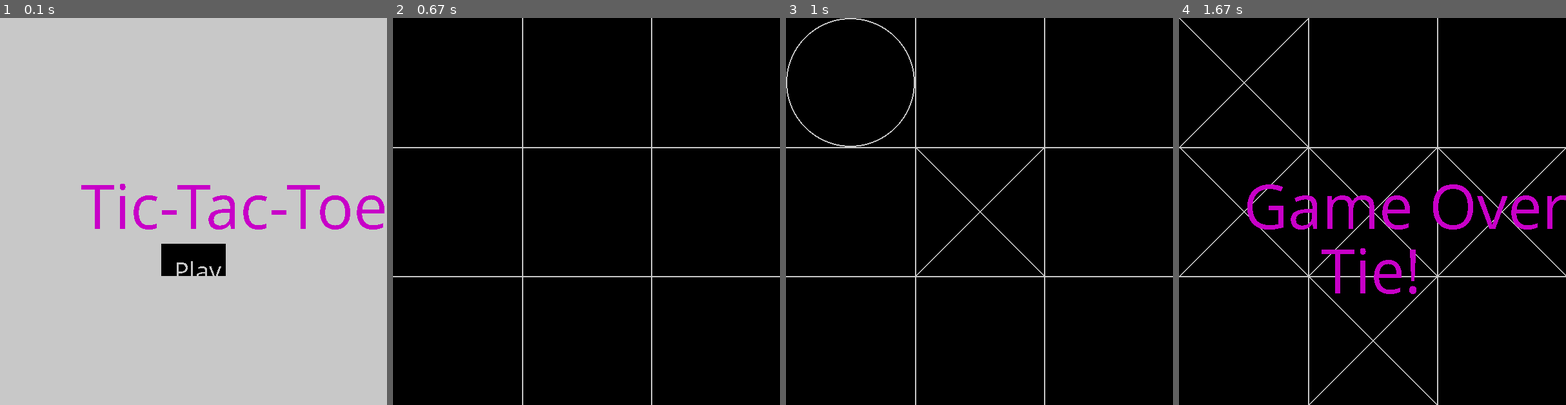
Above: before the commit, frames 1-4 (left to right).
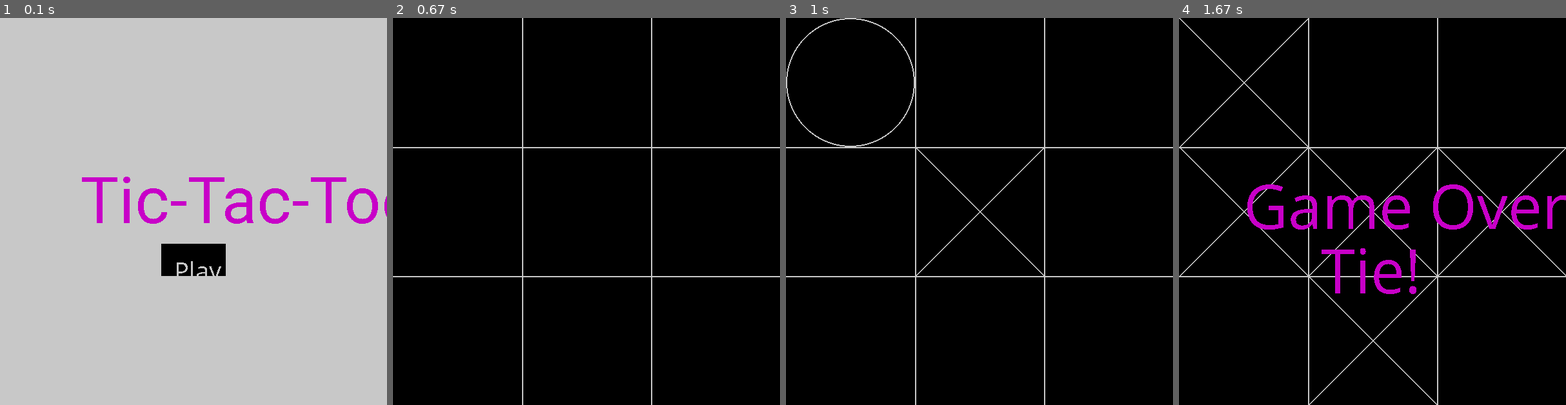
Above: after the commit, the same moments.

Repository: shamelsameer/tictactoe-ai
Game: pygame game, started from pygame-tictactoe.py
The game is run twice, just before and just after one commit, with the same random seed, the same clock (stepped at 60 frames per second) and the same inputs.
Inputs (mouse positions are in pixels of both pictures, inside the frame that each line leads up to):
- Up to frame 1 (0.1 s): no input
- Up to frame 2 (0.67 s): press the mouse at (586, 257) at 0.37 s; move the mouse to (578, 180) at 0.47 s; release the mouse at (571, 107) at 0.6 s
- Up to frame 3 (1 s): click (948, 196) at 0.72 s
- Up to frame 4 (1.67 s): click (1244, 76) at 1.08 s; click (1387, 339) at 1.55 s

The runs differ from the first frame. In frame 1, 3.6% of the frame differs, in the area x 21-100%, y 41-55%; in frame 2, nothing differs; in frame 3, nothing differs; in frame 4, nothing differs.

Commit message:
Update pygame-tictactoe.py
made code cleaner

Diff:
--- a/pygame-tictactoe.py
+++ b/pygame-tictactoe.py
@@ -45,14 +45,14 @@
                 quit()
         surface.fill((200,200,200))
         pygame.font.init()
-        myfont = pygame.font.SysFont('Comic Sans MS', 100)
+        myfont = pygame.font.SysFont('Roboto', 100)
         textsurface3 = myfont.render('Tic-Tac-Toe', False, (200, 0, 200))
         surface.blit(textsurface3,(125,225))
 
         mouse = pygame.mouse.get_pos()
         click = pygame.mouse.get_pressed()
 
-        if 250+100 > mouse[0] > 250 and 350+50 > mouse[1] > 350:
+        if (250+100 > mouse[0] > 250) and (350+50 > mouse[1] > 350):
             pygame.draw.rect(surface, (100,100,100), (250,350,100,50))
             if click[0] == 1:
                 game_loop()
